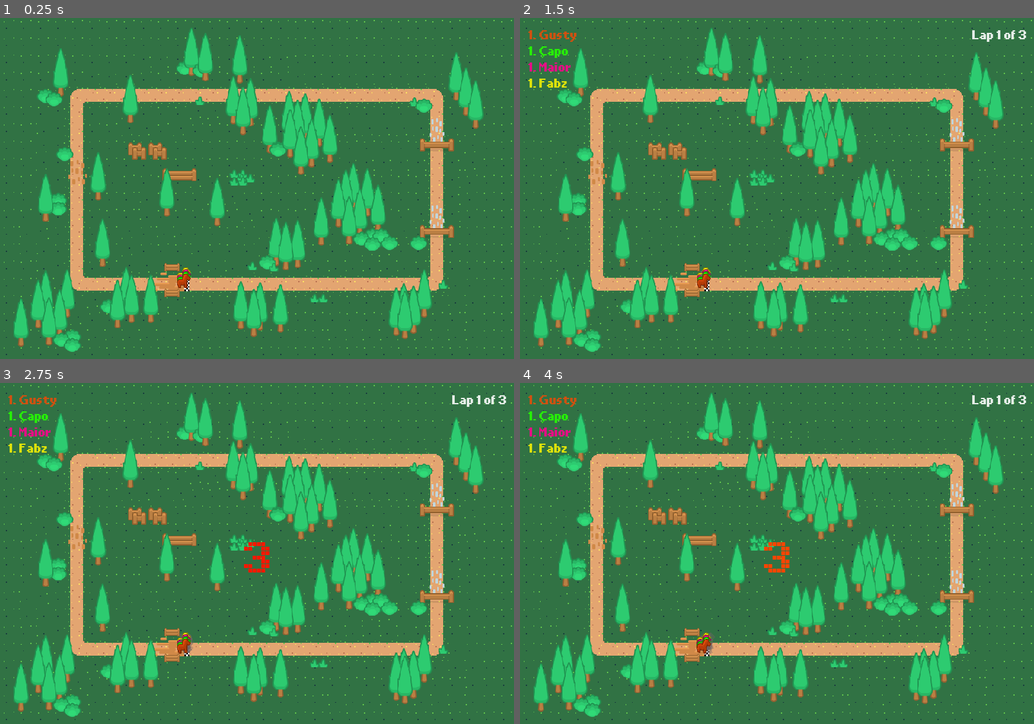
Above: before the commit, frames 1-4 (two rows, left to right).
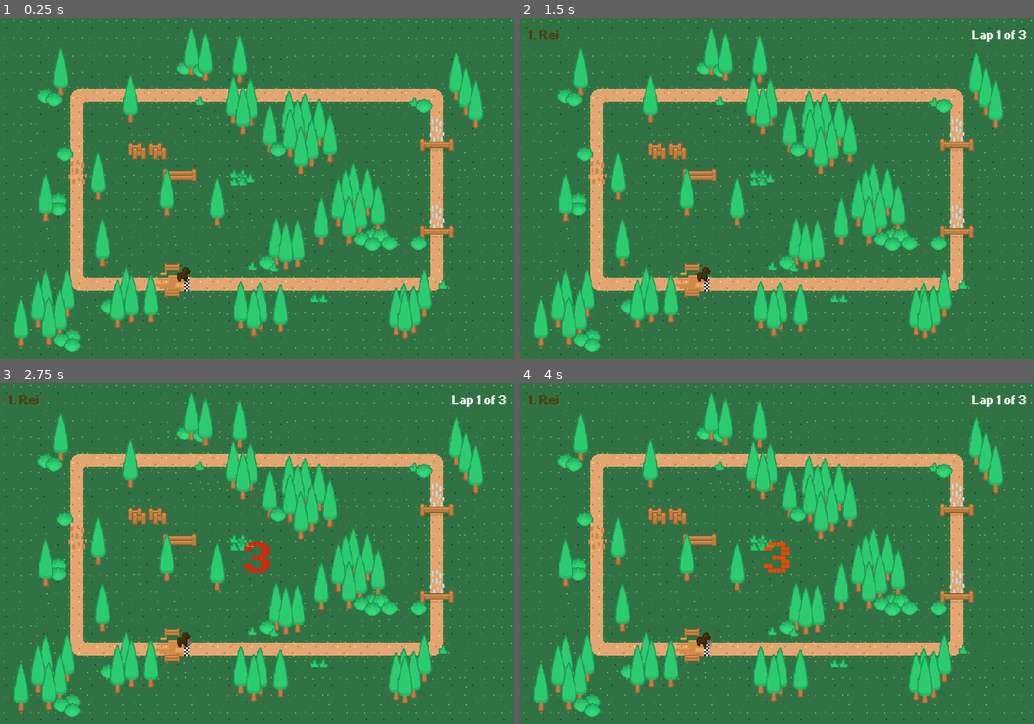
Above: after the commit, the same moments.

Repository: rrei/horsies
Game: Godot game, scene res://terrain/terrain.tscn
Two runs of this game, one before a commit and one after it. Both use one fixed random seed, a clock stepped at 60 frames per second and the inputs below.
Inputs (mouse positions are in pixels of both pictures, inside the frame that each line leads up to):
- Up to frame 1 (0.25 s): no input
- Up to frame 2 (1.5 s): tap Enter (ui_accept) at 0.5, 0.77, 1.25 s; move the mouse to (890, 171) at 0.52 s; click (890, 171) at 0.67 s; move the mouse to (674, 205) at 1.27 s; click (674, 205) at 1.42 s
- Up to frame 3 (2.75 s): tap Enter (ui_accept) at 1.52, 2 s; move the mouse to (308, 478) at 2.02 s; click (308, 478) at 2.17 s
- Up to frame 4 (4 s): move the mouse to (751, 625) at 2.77 s; click (751, 625) at 2.92 s; tap Enter (ui_accept) at 3.02, 3.5, 3.77 s; move the mouse to (931, 604) at 3.52 s; click (931, 604) at 3.67 s

The runs differ from the first frame. In frame 1, 0.1% of the frame differs, in the area x 34-38%, y 73-80%; in frame 2, 0.6%; in frame 3, 0.6%; in frame 4, 0.6%, in the area x 1-38%, y 3-80%.

Commit message:
I have absolutely no clue what I changed here

Diff:
--- a/horsie/horsie.gd
+++ b/horsie/horsie.gd
@@ -15,22 +15,22 @@
 
 
 func _ready():
-    $sprite.modulate = self.tint
-    self.follow.get_node("remote_transform").remote_path = self.get_path()
+	$sprite.modulate = self.tint
+	self.follow.get_node("remote_transform").remote_path = self.get_path()
 
 
 func _process(delta: float):
-    var previous_unit_offset := self.follow.unit_offset
-    var ketchup := 0.1 * (1.0 - 1.0 / self.rank)
-    var dspeed := (globals.rng.randf_range(-1, +1) + ketchup) * self.acceleration * delta
-    self.speed = clamp(self.speed + dspeed, MIN_SPEED, MAX_SPEED)
-    self.follow.offset += self.speed * delta
-    if self.follow.unit_offset < previous_unit_offset:
-        self.emit_signal("lap_completed")
+	var previous_unit_offset := self.follow.unit_offset
+	var ketchup := 0.1 * (1.0 - 1.0 / self.rank)
+	var dspeed := (globals.rng.randf_range(-1, +1) + ketchup) * self.acceleration * delta
+	self.speed = clamp(self.speed + dspeed, MIN_SPEED, MAX_SPEED)
+	self.follow.offset += self.speed * delta
+	if self.follow.unit_offset < previous_unit_offset:
+		self.emit_signal("lap_completed")
 
 
 func setup(track: Path2D, lane: int):
-    print("Setting up horsie {0} on lane {1}".format([self.get_path(), lane]))
-    self.remove_child(self.follow)
-    track.add_child(self.follow)
-    self.follow.v_offset = lane * 2
+	print("Setting up horsie {0} on lane {1}".format([self.get_path(), lane]))
+	self.remove_child(self.follow)
+	track.add_child(self.follow)
+	self.follow.v_offset = lane * 2
--- a/terrain/race.gd
+++ b/terrain/race.gd
@@ -7,140 +7,140 @@
 
 
 func _ready():
-    self.process_priority = +1  # to process this node after horsies
+	self.process_priority = +1  # to process this node after horsies
 
-    var tree := self.get_tree()
-    tree.paused = true
+	var tree := self.get_tree()
+	tree.paused = true
 
-    var track: Path2D = $track
-    var horsies := $horsies.get_children()
-    for i in range(horsies.size()):
-        var horsie = horsies[i]
-        horsie.set_process(false)
-        horsie.setup(track, i)
-        horsie.connect("lap_completed", self, "_on_lap_completed", [horsie])
-        self.laps[horsie] = 0
-        self.progress[horsie] = 0.0
-        self.ranks[horsie] = 1
+	var track: Path2D = $track
+	var horsies := $horsies.get_children()
+	for i in range(horsies.size()):
+		var horsie = horsies[i]
+		horsie.set_process(false)
+		horsie.setup(track, i)
+		horsie.connect("lap_completed", self, "_on_lap_completed", [horsie])
+		self.laps[horsie] = 0
+		self.progress[horsie] = 0.0
+		self.ranks[horsie] = 1
 
-    $gui/anim.play("countdown")
-    $utils/music.play()
+	$gui/anim.play("countdown")
+	$utils/music.play()
 
-    # Display status line every second.
-    while true:
-        var status := PoolStringArray()
-        for horsie in horsies:
-            var progress_pct = "%.02f" % (self.progress[horsie] * 100)
-            status.append("{0} #{1} {2}%".format([horsie.name, self.ranks[horsie], progress_pct]))
-        print(status.join(" | "))
-        yield(tree.create_timer(1), "timeout")
+	# Display status line every second.
+	while true:
+		var status := PoolStringArray()
+		for horsie in horsies:
+			var progress_pct = "%.02f" % (self.progress[horsie] * 100)
+			status.append("{0} #{1} {2}%".format([horsie.name, self.ranks[horsie], progress_pct]))
+		print(status.join(" | "))
+		yield(tree.create_timer(1), "timeout")
 
 
 func _process(delta):
-    # Update horsie progress.
-    var horsies := $horsies.get_children()
-    for horsie in horsies:
-        self.progress[horsie] = (self.laps[horsie] + horsie.follow.unit_offset) / self.n_laps
+	# Update horsie progress.
+	var horsies := $horsies.get_children()
+	for horsie in horsies:
+		self.progress[horsie] = (self.laps[horsie] + horsie.follow.unit_offset) / self.n_laps
 
-    # Compute horsie ranks.
-    horsies.sort_custom(self, "_horsies_order")
-    var rank := 0
-    var progress := -1.0
-    self.ranks.clear()
-    for i in range(horsies.size()):
-        var horsie = horsies[i]
-        var horsie_progress = self.progress[horsie]
-        if horsie_progress != progress:
-            progress = horsie_progress
-            rank = i + 1
-        horsie.rank = rank
-        self.ranks[horsie] = rank
+	# Compute horsie ranks.
+	horsies.sort_custom(self, "_horsies_order")
+	var rank := 0
+	var progress := -1.0
+	self.ranks.clear()
+	for i in range(horsies.size()):
+		var horsie = horsies[i]
+		var horsie_progress = self.progress[horsie]
+		if horsie_progress != progress:
+			progress = horsie_progress
+			rank = i + 1
+		horsie.rank = rank
+		self.ranks[horsie] = rank
 
-    # Update ranks and laps UI.
-    var ranks := PoolStringArray()
-    var current_lap := 0
-    for horsie in horsies:
-        ranks.append("[color=#{color}]{rank}. {name}[/color]".format({
-            color=horsie.tint.to_html(),
-            rank=self.ranks[horsie],
-            name=horsie.name
-        }))
-        current_lap = max(current_lap, self.laps[horsie] + 1)
+	# Update ranks and laps UI.
+	var ranks := PoolStringArray()
+	var current_lap := 0
+	for horsie in horsies:
+		ranks.append("[color=#{color}]{rank}. {name}[/color]".format({
+			color=horsie.tint.to_html(),
+			rank=self.ranks[horsie],
+			name=horsie.name
+		}))
+		current_lap = max(current_lap, self.laps[horsie] + 1)
 
-    if current_lap > 0:
-        $gui/ranks.bbcode_text = ranks.join("\n")
-        if current_lap <= self.n_laps:
-            $gui/laps.text = "Lap {0} of {1}".format([current_lap, self.n_laps])
-        else:
-            $gui/laps.text = ""
+	if current_lap > 0:
+		$gui/ranks.bbcode_text = ranks.join("\n")
+		if current_lap <= self.n_laps:
+			$gui/laps.text = "Lap {0} of {1}".format([current_lap, self.n_laps])
+		else:
+			$gui/laps.text = ""
 
 
 func _horsies_order(h1, h2):
-    return self.progress[h1] >= self.progress[h2]
+	return self.progress[h1] >= self.progress[h2]
 
 
 func _on_countdown_finished():
-    """Called during the "countdown" animation when the clock reaches zero. This is done in the
-    middle of the animation because it continues after zero to fade out the label."""
-    for horsie in $horsies.get_children():
-        horsie.set_process(true)
+	"""Called during the "countdown" animation when the clock reaches zero. This is done in the
+	middle of the animation because it continues after zero to fade out the label."""
+	for horsie in $horsies.get_children():
+		horsie.set_process(true)
 
 
 func _on_lap_completed(horsie):
-    self.laps[horsie] += 1
-    if self.laps[horsie] >= self.n_laps:
-        self.call_deferred("finish_race")
+	self.laps[horsie] += 1
+	if self.laps[horsie] >= self.n_laps:
+		self.call_deferred("finish_race")
 
 
 func finish_race():
-    var camera := $camera as Camera2D
-    if not camera:
-        return
+	var camera := $camera as Camera2D
+	if not camera:
+		return
 
-    var rank1_horsies := []
-    for horsie in self.ranks:
-        var rank = self.ranks[horsie]
-        if rank == 1:
-            rank1_horsies.append(horsie)
-    assert(rank1_horsies.size() > 0)
-    var winner = rank1_horsies[globals.rng.randi() % rank1_horsies.size()]
+	var rank1_horsies := []
+	for horsie in self.ranks:
+		var rank = self.ranks[horsie]
+		if rank == 1:
+			rank1_horsies.append(horsie)
+	assert(rank1_horsies.size() > 0)
+	var winner = rank1_horsies[globals.rng.randi() % rank1_horsies.size()]
 
-    var camera_pos := camera.global_position
-    self.remove_child(camera)
-    winner.add_child(camera)
-    camera.global_position = camera_pos
+	var camera_pos := camera.global_position
+	self.remove_child(camera)
+	winner.add_child(camera)
+	camera.global_position = camera_pos
 
-    Engine.time_scale = 0.05
+	Engine.time_scale = 0.05
 
-    var tween: Tween = $utils/tween
-    tween.interpolate_property(
-        camera, "zoom", camera.zoom, Vector2(0.25, 0.25),
-        0.25, Tween.TRANS_CUBIC, Tween.EASE_IN_OUT
-    )
-    tween.interpolate_property(
-        camera, "position", camera.position, Vector2.ZERO,
-        0.25, Tween.TRANS_CUBIC, Tween.EASE_IN_OUT
-    )
+	var tween: Tween = $utils/tween
+	tween.interpolate_property(
+		camera, "zoom", camera.zoom, Vector2(0.25, 0.25),
+		0.25, Tween.TRANS_CUBIC, Tween.EASE_IN_OUT
+	)
+	tween.interpolate_property(
+		camera, "position", camera.position, Vector2.ZERO,
+		0.25, Tween.TRANS_CUBIC, Tween.EASE_IN_OUT
+	)
 
-    var music: AudioStreamPlayer = $utils/music
-    tween.interpolate_property(
-        music, "pitch_scale", music.pitch_scale, music.pitch_scale-0.5,
-        2.5, Tween.TRANS_LINEAR
-    )
-    tween.interpolate_property(
-        music, "volume_db", music.volume_db, music.volume_db-20,
-        2.5, Tween.TRANS_LINEAR
-    )
+	var music: AudioStreamPlayer = $utils/music
+	tween.interpolate_property(
+		music, "pitch_scale", music.pitch_scale, music.pitch_scale-0.5,
+		2.5, Tween.TRANS_LINEAR
+	)
+	tween.interpolate_property(
+		music, "volume_db", music.volume_db, music.volume_db-20,
+		2.5, Tween.TRANS_LINEAR
+	)
 
-    var winner_label: RichTextLabel = $gui/winner
-    var text := (
-        "[center][shake rate=50 level=30][rainbow]Congratulations[/rainbow]\n"
-        + "[color=#{color}]{name}[/color][/shake][/center]"
-    ).format({color=winner.tint.to_html(), name=winner.name})
-    winner_label.bbcode_text = text
-    winner_label.visible_characters = 0
-    tween.interpolate_property(
-        winner_label, "visible_characters", 0, text.length(),
-        0.01 * text.length(), Tween.TRANS_LINEAR
-    )
-    tween.start()
+	var winner_label: RichTextLabel = $gui/winner
+	var text := (
+		"[center][shake rate=50 level=30][rainbow]Congratulations[/rainbow]\n"
+		+ "[color=#{color}]{name}[/color][/shake][/center]"
+	).format({color=winner.tint.to_html(), name=winner.name})
+	winner_label.bbcode_text = text
+	winner_label.visible_characters = 0
+	tween.interpolate_property(
+		winner_label, "visible_characters", 0, text.length(),
+		0.01 * text.length(), Tween.TRANS_LINEAR
+	)
+	tween.start()
--- a/terrain/terrain.tscn
+++ b/terrain/terrain.tscn
@@ -167,9 +167,6 @@
 custom_fonts/font = ExtResource( 20 )
 align = 1
 valign = 1
-__meta__ = {
-"_edit_use_anchors_": false
-}
 
 [node name="anim" type="AnimationPlayer" parent="gui"]
 anims/countdown = SubResource( 1 )
@@ -942,35 +939,58 @@
 [node name="flipper2" parent="track/flippers" instance=ExtResource( 16 )]
 position = Vector2( 408, 230 )
 
+[node name="PathFollow2D" type="PathFollow2D" parent="track"]
+position = Vector2( 172, 239 )
+
 [node name="horsies" type="YSort" parent="."]
 
-[node name="Fabz" parent="horsies" instance=ExtResource( 4 )]
+[node name="Rei" parent="horsies" instance=ExtResource( 4 )]
+position = Vector2( 110, 190 )
+tint = Color( 0.321569, 0.227451, 0.027451, 1 )
+
+[node name="hidden_horsies" type="Node2D" parent="."]
+visible = false
+
+[node name="Alex" parent="hidden_horsies" instance=ExtResource( 4 )]
+position = Vector2( 110, 190 )
+tint = Color( 1, 0, 0, 1 )
+
+[node name="Marlene" parent="hidden_horsies" instance=ExtResource( 4 )]
 position = Vector2( 147, 196 )
 tint = Color( 0.960784, 0.945098, 0.0117647, 1 )
 
-[node name="Maior" parent="horsies" instance=ExtResource( 4 )]
+[node name="João" parent="hidden_horsies" instance=ExtResource( 4 )]
 position = Vector2( 110, 190 )
-tint = Color( 1, 0, 0.560784, 1 )
-
-[node name="Çapo" parent="horsies" instance=ExtResource( 4 )]
+tint = Color( 0.0784314, 1, 0, 1 )
+
+[node name="Vasco" parent="hidden_horsies" instance=ExtResource( 4 )]
 position = Vector2( 110, 190 )
-tint = Color( 0.14902, 1, 0, 1 )
-
-[node name="Gusty" parent="horsies" instance=ExtResource( 4 )]
+tint = Color( 0.137255, 1, 0.878431, 1 )
+
+[node name="Caetano" parent="hidden_horsies" instance=ExtResource( 4 )]
+position = Vector2( 110, 190 )
+tint = Color( 0, 0.976471, 1, 1 )
+
+[node name="Diogo" parent="hidden_horsies" instance=ExtResource( 4 )]
+position = Vector2( 137, 216 )
+
+[node name="Catarino" parent="hidden_horsies" instance=ExtResource( 4 )]
+position = Vector2( 110, 190 )
+tint = Color( 0, 0.788235, 1, 1 )
+
+[node name="Rodrigo" parent="hidden_horsies" instance=ExtResource( 4 )]
+position = Vector2( 110, 190 )
+tint = Color( 0.223529, 0.596078, 0.101961, 1 )
+
+[node name="Fátima" parent="hidden_horsies" instance=ExtResource( 4 )]
+position = Vector2( 147, 196 )
+tint = Color( 1, 0, 0.631373, 1 )
+
+[node name="Malafas" parent="hidden_horsies" instance=ExtResource( 4 )]
 position = Vector2( 124, 206 )
+scale = Vector2( 0.5, 0.5 )
 tint = Color( 0.898039, 0.301961, 0.0392157, 1 )
 
-[node name="hidden_horsies" type="Node2D" parent="."]
-visible = false
-
-[node name="Diogz" parent="hidden_horsies" instance=ExtResource( 4 )]
-position = Vector2( 137, 216 )
-tint = Color( 0.941176, 0.839216, 0, 1 )
-
-[node name="Nunz" parent="hidden_horsies" instance=ExtResource( 4 )]
+[node name="Nuno" parent="hidden_horsies" instance=ExtResource( 4 )]
 position = Vector2( 110, 190 )
 tint = Color( 0.137255, 0.211765, 1, 1 )
-
-[node name="Vask" parent="hidden_horsies" instance=ExtResource( 4 )]
-position = Vector2( 110, 190 )
-tint = Color( 0.137255, 1, 0.878431, 1 )
